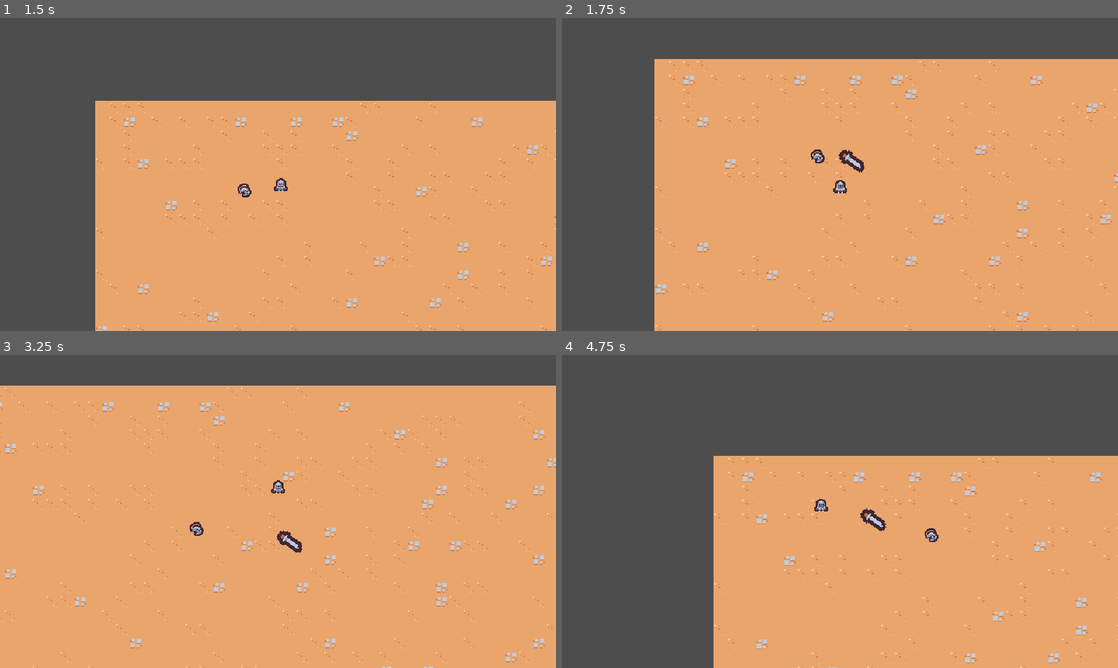
Above: before the commit, frames 1-4 (two rows, left to right).
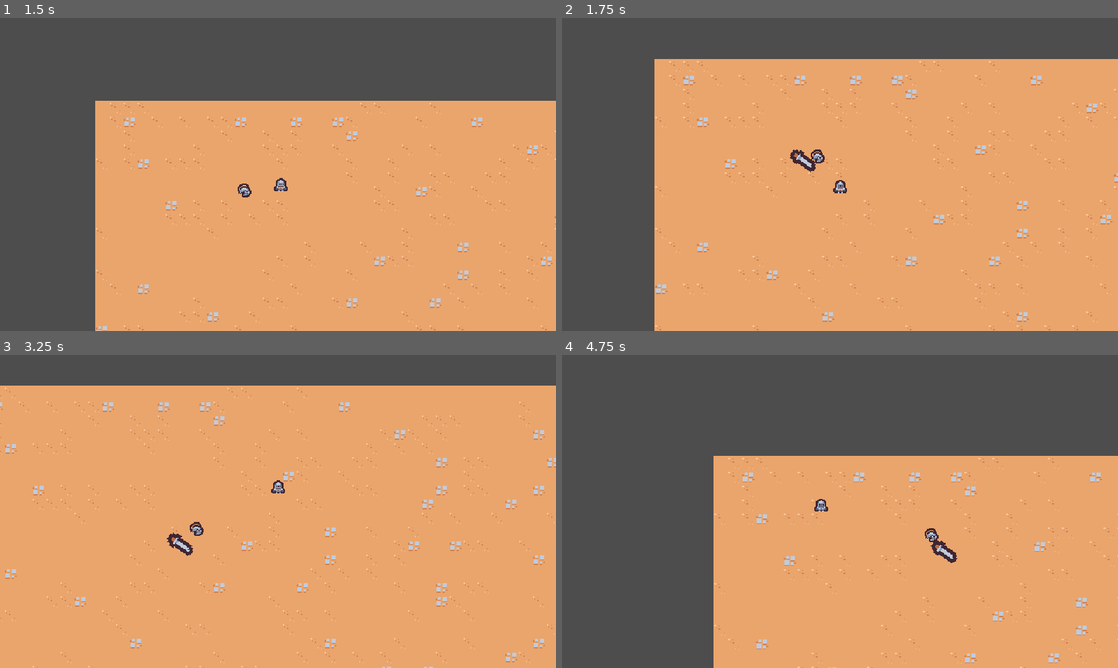
Above: after the commit, the same moments.

Repository: DevJac/godot_survivor_game_course
Game: Godot game, scene res://scenes/main/main.tscn
Two runs of this game, one before a commit and one after it. Both use one fixed random seed, a clock stepped at 60 frames per second and the inputs below.
Inputs:
- Up to frame 1 (1.5 s): hold D (move_right) 0.53-1.28 s; hold S (move_down) from 1.28 s (still down)
- Up to frame 2 (1.75 s): keep holding S (move_down)
- Up to frame 3 (3.25 s): release S (move_down) at 2.03 s; hold D (move_right) 2.03-2.78 s; hold W (move_up) from 2.78 s (still down)
- Up to frame 4 (4.75 s): release W (move_up) at 3.53 s; hold A (move_left) from 3.53 s (still down)

Frame 1 is identical in both runs. In frame 2, 0.4% of the frame differs, in the area x 41-55%, y 42-50%; in frame 3, 0.4%, in the area x 30-55%, y 56-65%; in frame 4, 0.4%.

Commit message:
Sword animation plays on enemies

Diff:
--- a/project/scenes/abilities/sword_ability/sword_ability.tscn
+++ b/project/scenes/abilities/sword_ability/sword_ability.tscn
@@ -1,8 +1,9 @@
-[gd_scene load_steps=5 format=3 uid="uid://j6f51m0mokfx"]
+[gd_scene load_steps=4 format=3 uid="uid://j6f51m0mokfx"]
 
 [ext_resource type="Texture2D" uid="uid://djf1b0ogndxmt" path="res://scenes/abilities/sword_ability/sword.png" id="1_8l10d"]
 
-[sub_resource type="Animation" id="Animation_8qecq"]
+[sub_resource type="Animation" id="Animation_dk5ew"]
+resource_name = "swing"
 length = 0.75
 tracks/0/type = "value"
 tracks/0/imported = false
@@ -43,19 +44,15 @@
 }]
 }
 
-[sub_resource type="Animation" id="Animation_dk5ew"]
-resource_name = "swing"
-length = 0.3
-
 [sub_resource type="AnimationLibrary" id="AnimationLibrary_njitp"]
 _data = {
-"RESET": SubResource("Animation_8qecq"),
 "swing": SubResource("Animation_dk5ew")
 }
 
 [node name="SwordAbility" type="Node2D"]
 
 [node name="Sprite2D" type="Sprite2D" parent="."]
+position = Vector2(-15, 0)
 scale = Vector2(1e-05, 1e-05)
 texture = ExtResource("1_8l10d")
 offset = Vector2(0, -8)
@@ -64,4 +61,4 @@
 libraries = {
 "": SubResource("AnimationLibrary_njitp")
 }
-autoplay = "RESET"
+autoplay = "swing"
--- a/project/scenes/abilities/sword_ability_controller/sword_ability_controller.gd
+++ b/project/scenes/abilities/sword_ability_controller/sword_ability_controller.gd
@@ -4,10 +4,28 @@
 @export var sword_ability: PackedScene
 
 
+const MAX_RANGE := 150
+
+
 func _ready() -> void:
 	$Timer.timeout.connect(func on_timer_timeout():
 		var sword_instance: Node2D = sword_ability.instantiate()
+		var enemies := get_tree().get_nodes_in_group('enemy')
+		if enemies.size() == 0:
+			return
 		var player: Node2D = get_tree().get_first_node_in_group('player')
-		player.add_sibling(sword_instance)
-		sword_instance.global_position = player.global_position
+		var near_enemies := enemies.filter(func(e: Node2D):
+			var dist_to_player := e.global_position.distance_squared_to(player.global_position)
+			return dist_to_player < pow(MAX_RANGE, 2)
+		)
+		near_enemies.sort_custom(func(a: Node2D, b: Node2D):
+			var a_dist_to_player := a.global_position.distance_squared_to(player.global_position)
+			var b_dist_to_player := b.global_position.distance_squared_to(player.global_position)
+			return a_dist_to_player < b_dist_to_player
+		)
+		if near_enemies.size() == 0:
+			return
+		var nearest_enemy: Node2D = near_enemies[0]
+		nearest_enemy.add_sibling(sword_instance)
+		sword_instance.global_position = nearest_enemy.global_position
 	)
--- a/project/scenes/main/main.tscn
+++ b/project/scenes/main/main.tscn
@@ -58,7 +58,7 @@
 format = 2
 layer_0/tile_data = PackedInt32Array(1441831, 0, 4, 1376295, 0, 4, 1441830, 0, 4, 1376294, 65536, 4, 1310759, 0, 4, 124 …(48687 unchanged characters)…
 
-[node name="BasicEnemy" parent="." instance=ExtResource("4_s5mo4")]
+[node name="BasicEnemy" parent="." groups=["enemy"] instance=ExtResource("4_s5mo4")]
 position = Vector2(192, 192)
 
 [node name="Player" parent="." groups=["player"] instance=ExtResource("1_mtote")]
